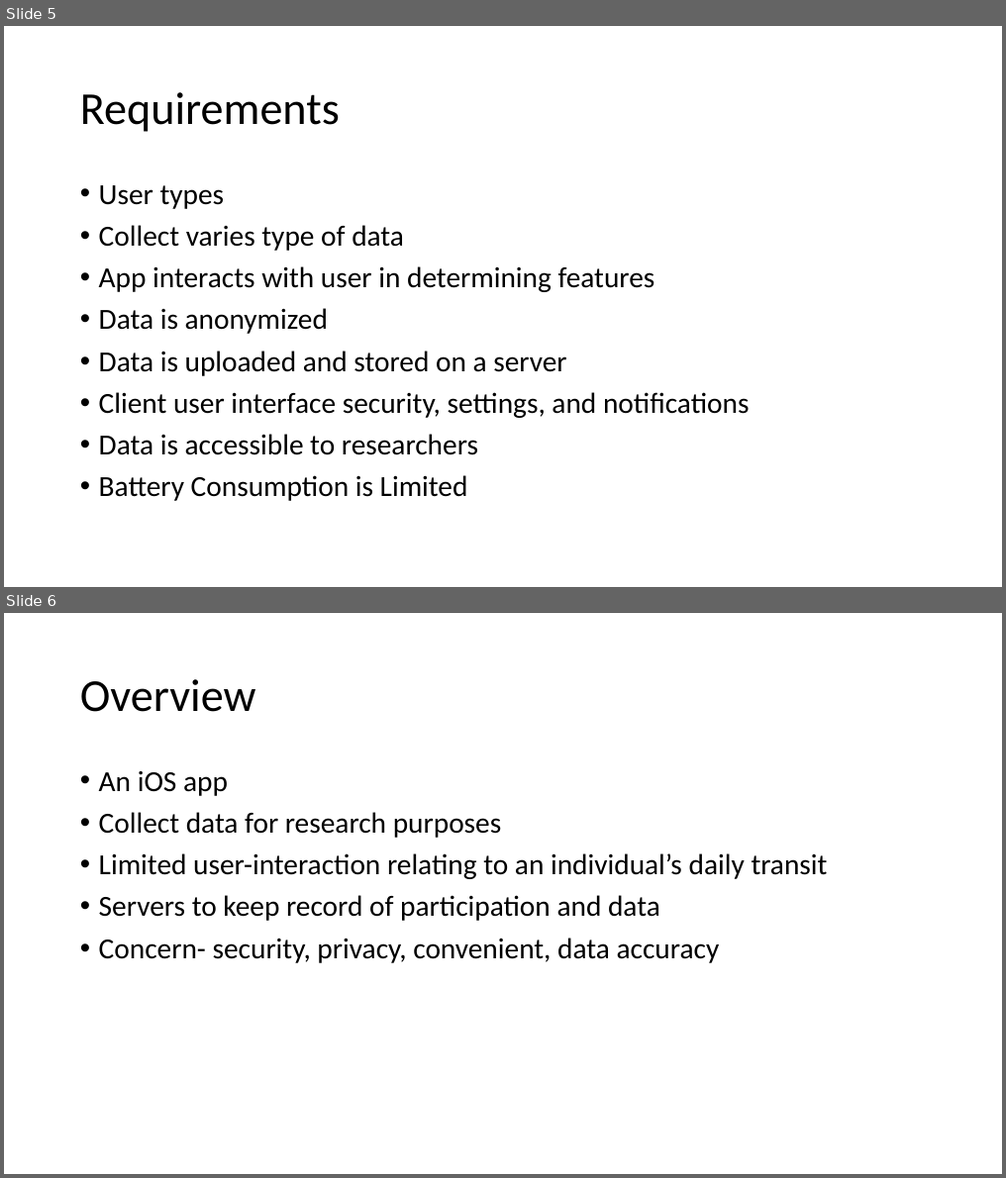
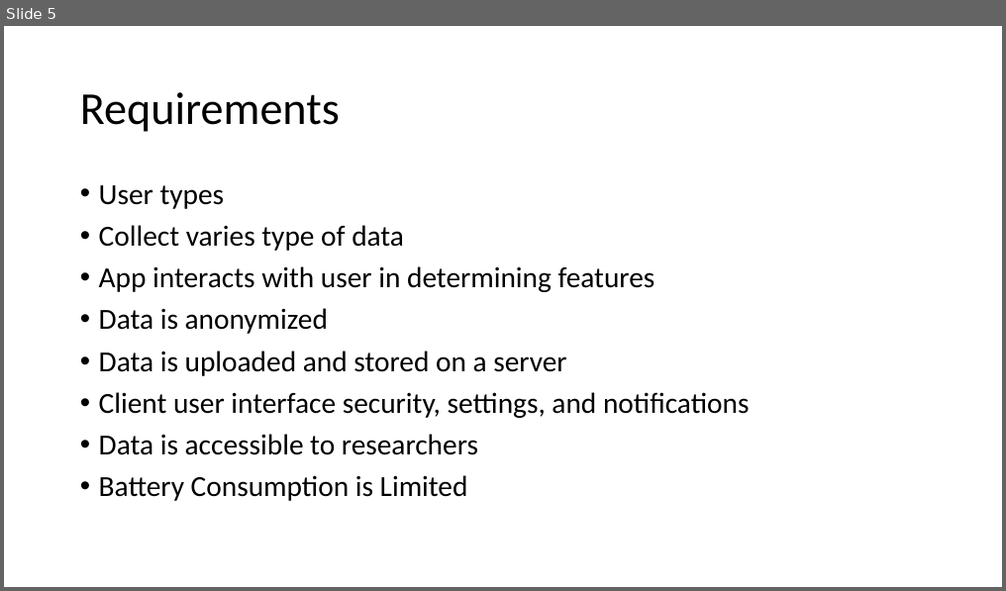
Before and after one commit to BrainOfTech/CommuteRoutes, a slide deck: midtermPresentation.pptx. Shown one above the other, each under a label of ours: slides 5 and 6 before the commit, slide 5 after it. The pictures are 1006x1178 and 1006x591 pixels, drawn with LibreOffice and Linux fonts; fonts in the diff are those of the drawing. Boxes give left, top, right and bottom in pixels: in the first picture for what was removed or moved away, otherwise in the second. Text is boxed around its words. In the diff, an @@ line names an element or a change of style, - is before the commit and + after.

Commit message:
Updated slides.

```diff
--- a/midtermPresentation.pptx
+++ b/midtermPresentation.pptx
@@ slide 6 removed at (4, 613, 1002, 1174), background #FFFFFF @@
@@ title removed at (80, 679, 256, 712) @@
-Overview
@@ text removed at (99, 771, 828, 963) @@
-• An iOS app
-• Collect data for research purposes
-• Limited user-interaction relating to an individual’s daily transit
-• Servers to keep record of participation and data
-• Concern- security, privacy, convenient, data accuracy
```
Also in this commit, not shown: 1 slide added.
